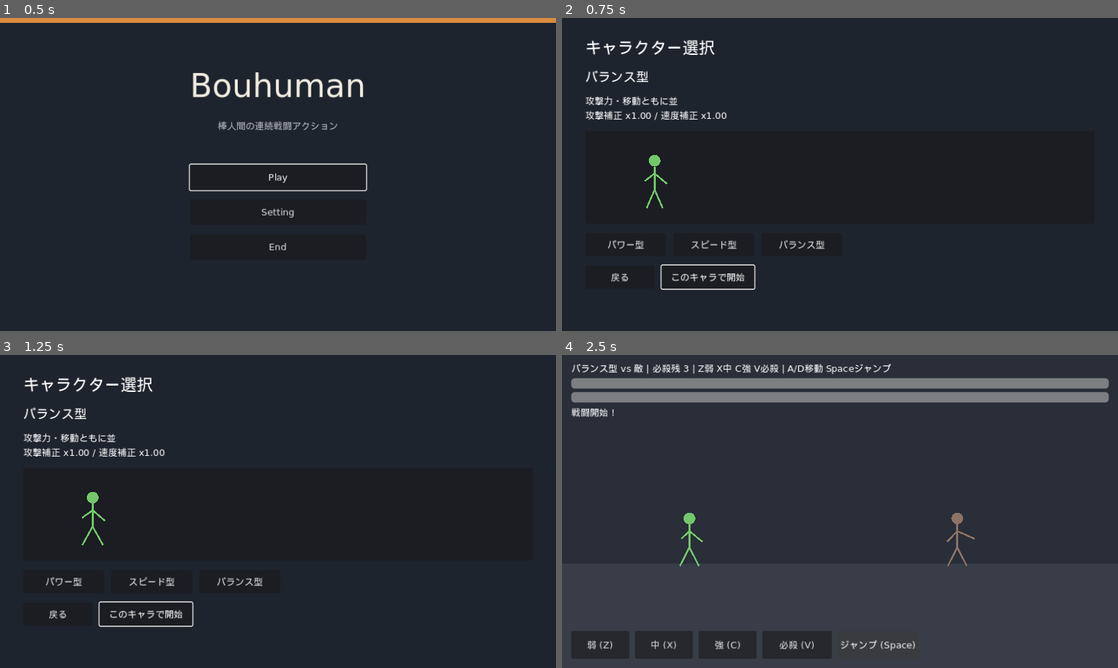
Above: before the commit, frames 1-4 (two rows, left to right).
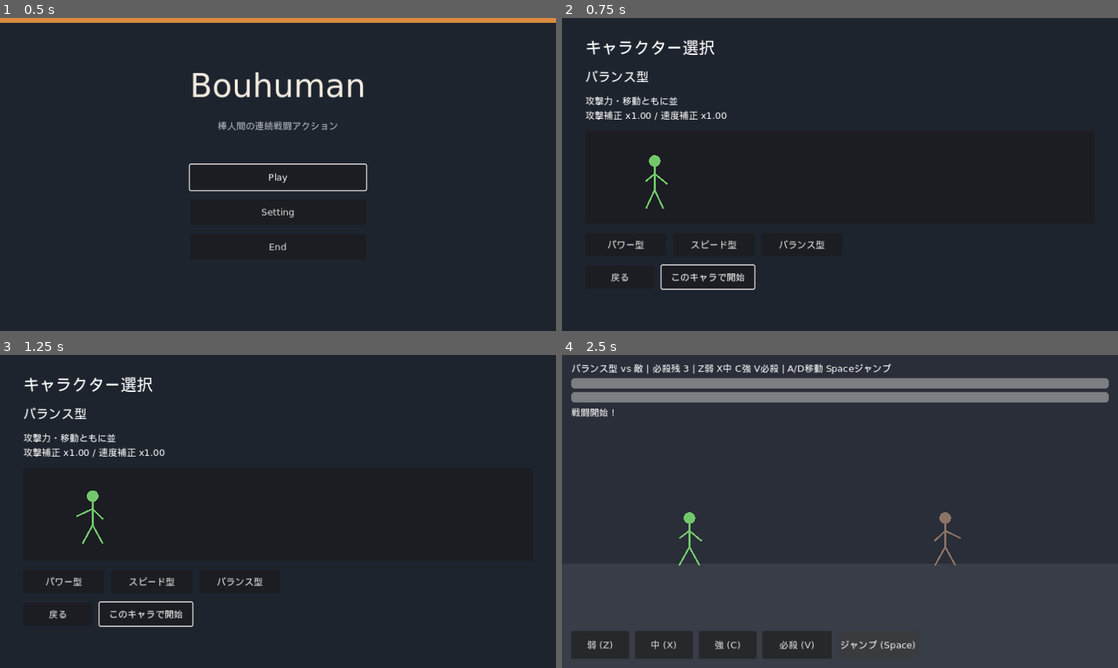
Above: after the commit, the same moments.

Repository: mikonwangu/Bouhuman
Game: Godot game, scene res://scenes/title.tscn
Same seed, same stepped clock (60 frames per second), same inputs: the game is played once before the commit and once after it.
Inputs:
- Up to frame 1 (0.5 s): no input
- Up to frame 2 (0.75 s): click "Play" at 0.5 s
- Up to frame 3 (1.25 s): no input
- Up to frame 4 (2.5 s): click "このキャラで開始" at 1.25 s; click "戦闘開始" at 2 s

Frame 1 is identical in both runs. In frame 2, less than 0.1% of the frame differs, in the area x 14-19%, y 43-61%; in frame 3, less than 0.1%; in frame 4, 0.4%, in the area x 21-75%, y 50-68%.

Commit message:
戦闘の操作感をキビキビ寄りに調整
移動・ジャンプ・攻撃クールダウン・敵HP/間隔を短縮し、勝敗演出も短くした。
Space ジャンプ仕様は維持。

Co-authored-by: mikonwangu <mikonwangu@users.noreply.github.com>

Diff:
--- a/autoload/game_state.gd
+++ b/autoload/game_state.gd
@@ -266,17 +266,17 @@
 	if boss:
 		return {
 			"name": "強敵ボス",
-			"max_hp": 180 + wins * 4,
+			"max_hp": 140 + wins * 3,
 			"damage": 12 + wins / 5,
-			"attack_interval": 1.1,
+			"attack_interval": 0.95,
 			"color": Color(0.75, 0.15, 0.2),
 			"is_boss": true,
 		}
 	return {
 		"name": "敵 %d" % (wins + 1),
-		"max_hp": 60 + wins * 8,
+		"max_hp": 48 + wins * 6,
 		"damage": 6 + wins / 4,
-		"attack_interval": 1.4,
+		"attack_interval": 1.05,
 		"color": Color(0.55, 0.45, 0.4),
 		"is_boss": false,
 	}
--- a/data/special_catalog.gd
+++ b/data/special_catalog.gd
@@ -7,57 +7,57 @@
 const SPECIALS := {
 	"S-N1": {
 		"id": "S-N1", "name": "飛弾", "rarity": Rarity.N,
-		"base_damage": 100, "cooldown": 0.8, "kind": "projectile",
+		"base_damage": 100, "cooldown": 0.56, "kind": "projectile",
 		"note": "初期必殺・前方飛び道具",
 	},
 	"S-N2": {
 		"id": "S-N2", "name": "衝撃波", "rarity": Rarity.N,
-		"base_damage": 90, "cooldown": 0.7, "kind": "melee",
+		"base_damage": 90, "cooldown": 0.49, "kind": "melee",
 		"note": "近距離の短い衝撃",
 	},
 	"S-N3": {
 		"id": "S-N3", "name": "トリプルスタブ", "rarity": Rarity.N,
-		"base_damage": 110, "cooldown": 0.9, "kind": "melee_multi",
+		"base_damage": 110, "cooldown": 0.63, "kind": "melee_multi",
 		"note": "前方に3発の連続殴り",
 	},
 	"S-R1": {
 		"id": "S-R1", "name": "貫通弾", "rarity": Rarity.R,
-		"base_damage": 120, "cooldown": 0.85, "kind": "projectile",
+		"base_damage": 120, "cooldown": 0.59, "kind": "projectile",
 		"note": "敵を貫通する飛び道具",
 	},
 	"S-R2": {
 		"id": "S-R2", "name": "地走り", "rarity": Rarity.R,
-		"base_damage": 115, "cooldown": 0.9, "kind": "ground",
+		"base_damage": 115, "cooldown": 0.63, "kind": "ground",
 		"note": "地面を走る衝撃",
 	},
 	"S-R3": {
 		"id": "S-R3", "name": "上昇弾", "rarity": Rarity.R,
-		"base_damage": 118, "cooldown": 0.85, "kind": "projectile_up",
+		"base_damage": 118, "cooldown": 0.59, "kind": "projectile_up",
 		"note": "斜め上に飛ぶ弾",
 	},
 	"S-HR1": {
 		"id": "S-HR1", "name": "真空波", "rarity": Rarity.HR,
-		"base_damage": 140, "cooldown": 1.0, "kind": "beam",
+		"base_damage": 140, "cooldown": 0.7, "kind": "beam",
 		"note": "画面横方向の長い飛び道具",
 	},
 	"S-HR2": {
 		"id": "S-HR2", "name": "爆裂弾", "rarity": Rarity.HR,
-		"base_damage": 135, "cooldown": 1.05, "kind": "explode",
+		"base_damage": 135, "cooldown": 0.73, "kind": "explode",
 		"note": "着弾で小爆発",
 	},
 	"S-HR3": {
 		"id": "S-HR3", "name": "分身撃", "rarity": Rarity.HR,
-		"base_damage": 145, "cooldown": 1.1, "kind": "delayed_double",
+		"base_damage": 145, "cooldown": 0.77, "kind": "delayed_double",
 		"note": "わずかに遅れて2発目",
 	},
 	"S-SR1": {
 		"id": "S-SR1", "name": "極・飛弾", "rarity": Rarity.SR,
-		"base_damage": 180, "cooldown": 1.2, "kind": "projectile",
+		"base_damage": 180, "cooldown": 0.84, "kind": "projectile",
 		"note": "高威力の大飛び道具",
 	},
 	"S-SR2": {
 		"id": "S-SR2", "name": "雷龍波", "rarity": Rarity.SR,
-		"base_damage": 170, "cooldown": 1.25, "kind": "multi_hit",
+		"base_damage": 170, "cooldown": 0.88, "kind": "multi_hit",
 		"note": "多段ヒットの長射程技",
 	},
 }
--- a/data/weapon_catalog.gd
+++ b/data/weapon_catalog.gd
@@ -7,100 +7,100 @@
 const WEAPONS := {
 	"W-N1": {
 		"id": "W-N1", "name": "素手", "rarity": Rarity.N,
-		"weak": {"name": "ジャブ", "damage": 8, "cooldown": 0.25, "reach": 48.0},
-		"mid": {"name": "ストレート", "damage": 14, "cooldown": 0.45, "reach": 56.0},
-		"strong": {"name": "スマッシュ", "damage": 24, "cooldown": 0.85, "reach": 60.0},
+		"weak": {"name": "ジャブ", "damage": 8, "cooldown": 0.14, "reach": 48.0},
+		"mid": {"name": "ストレート", "damage": 14, "cooldown": 0.26, "reach": 56.0},
+		"strong": {"name": "スマッシュ", "damage": 24, "cooldown": 0.49, "reach": 60.0},
 		"note": "初期装備",
 	},
 	"W-N2": {
 		"id": "W-N2", "name": "木の棒", "rarity": Rarity.N,
-		"weak": {"name": "小振り", "damage": 9, "cooldown": 0.30, "reach": 72.0},
-		"mid": {"name": "横薙ぎ", "damage": 16, "cooldown": 0.50, "reach": 80.0},
-		"strong": {"name": "振り下ろし", "damage": 28, "cooldown": 0.95, "reach": 84.0},
+		"weak": {"name": "小振り", "damage": 9, "cooldown": 0.17, "reach": 72.0},
+		"mid": {"name": "横薙ぎ", "damage": 16, "cooldown": 0.29, "reach": 80.0},
+		"strong": {"name": "振り下ろし", "damage": 28, "cooldown": 0.55, "reach": 84.0},
 		"note": "リーチやや長",
 	},
 	"W-N3": {
 		"id": "W-N3", "name": "手袋", "rarity": Rarity.N,
-		"weak": {"name": "連打起点", "damage": 7, "cooldown": 0.20, "reach": 44.0},
-		"mid": {"name": "フック", "damage": 13, "cooldown": 0.40, "reach": 50.0},
-		"strong": {"name": "アッパー", "damage": 22, "cooldown": 0.75, "reach": 52.0},
+		"weak": {"name": "連打起点", "damage": 7, "cooldown": 0.12, "reach": 44.0},
+		"mid": {"name": "フック", "damage": 13, "cooldown": 0.23, "reach": 50.0},
+		"strong": {"name": "アッパー", "damage": 22, "cooldown": 0.43, "reach": 52.0},
 		"note": "発生速め",
 	},
 	"W-N4": {
 		"id": "W-N4", "name": "短刀", "rarity": Rarity.N,
-		"weak": {"name": "斬り上げ", "damage": 8, "cooldown": 0.22, "reach": 40.0},
-		"mid": {"name": "突き", "damage": 15, "cooldown": 0.38, "reach": 48.0},
-		"strong": {"name": "二連斬り", "damage": 26, "cooldown": 0.70, "reach": 46.0},
+		"weak": {"name": "斬り上げ", "damage": 8, "cooldown": 0.13, "reach": 40.0},
+		"mid": {"name": "突き", "damage": 15, "cooldown": 0.22, "reach": 48.0},
+		"strong": {"name": "二連斬り", "damage": 26, "cooldown": 0.41, "reach": 46.0},
 		"note": "リーチ短・発生速",
 	},
 	"W-R1": {
 		"id": "W-R1", "name": "鉄パイプ", "rarity": Rarity.R,
-		"weak": {"name": "端叩き", "damage": 12, "cooldown": 0.35, "reach": 76.0},
-		"mid": {"name": "薙ぎ払い", "damage": 20, "cooldown": 0.55, "reach": 88.0},
-		"strong": {"name": "振り下ろし強化", "damage": 36, "cooldown": 1.05, "reach": 92.0},
+		"weak": {"name": "端叩き", "damage": 12, "cooldown": 0.2, "reach": 76.0},
+		"mid": {"name": "薙ぎ払い", "damage": 20, "cooldown": 0.32, "reach": 88.0},
+		"strong": {"name": "振り下ろし強化", "damage": 36, "cooldown": 0.61, "reach": 92.0},
 		"note": "ダメ↑・やや遅",
 	},
 	"W-R2": {
 		"id": "W-R2", "name": "鎖", "rarity": Rarity.R,
-		"weak": {"name": "先端ヒット", "damage": 11, "cooldown": 0.32, "reach": 96.0},
-		"mid": {"name": "巻き込み", "damage": 18, "cooldown": 0.52, "reach": 100.0},
-		"strong": {"name": "叩きつけ", "damage": 34, "cooldown": 1.00, "reach": 104.0},
+		"weak": {"name": "先端ヒット", "damage": 11, "cooldown": 0.19, "reach": 96.0},
+		"mid": {"name": "巻き込み", "damage": 18, "cooldown": 0.3, "reach": 100.0},
+		"strong": {"name": "叩きつけ", "damage": 34, "cooldown": 0.58, "reach": 104.0},
 		"note": "中距離寄り",
 	},
 	"W-R3": {
 		"id": "W-R3", "name": "盾拳", "rarity": Rarity.R,
-		"weak": {"name": "盾押し", "damage": 10, "cooldown": 0.30, "reach": 52.0},
-		"mid": {"name": "盾殴り", "damage": 17, "cooldown": 0.48, "reach": 56.0},
-		"strong": {"name": "突進殴打", "damage": 32, "cooldown": 0.90, "reach": 70.0},
+		"weak": {"name": "盾押し", "damage": 10, "cooldown": 0.17, "reach": 52.0},
+		"mid": {"name": "盾殴り", "damage": 17, "cooldown": 0.28, "reach": 56.0},
+		"strong": {"name": "突進殴打", "damage": 32, "cooldown": 0.52, "reach": 70.0},
 		"note": "削り・前進あり",
 	},
 	"W-R4": {
 		"id": "W-R4", "name": "ハンマー", "rarity": Rarity.R,
-		"weak": {"name": "小振り", "damage": 13, "cooldown": 0.40, "reach": 64.0},
-		"mid": {"name": "叩き", "damage": 22, "cooldown": 0.65, "reach": 68.0},
-		"strong": {"name": "叩きつけ爆発風", "damage": 40, "cooldown": 1.20, "reach": 72.0},
+		"weak": {"name": "小振り", "damage": 13, "cooldown": 0.23, "reach": 64.0},
+		"mid": {"name": "叩き", "damage": 22, "cooldown": 0.38, "reach": 68.0},
+		"strong": {"name": "叩きつけ爆発風", "damage": 40, "cooldown": 0.7, "reach": 72.0},
 		"note": "単発特化",
 	},
 	"W-HR1": {
 		"id": "W-HR1", "name": "大剣", "rarity": Rarity.HR,
-		"weak": {"name": "縦斬り小", "damage": 16, "cooldown": 0.40, "reach": 90.0},
-		"mid": {"name": "横一閃", "damage": 28, "cooldown": 0.70, "reach": 110.0},
-		"strong": {"name": "叩き斬り", "damage": 48, "cooldown": 1.30, "reach": 100.0},
+		"weak": {"name": "縦斬り小", "damage": 16, "cooldown": 0.23, "reach": 90.0},
+		"mid": {"name": "横一閃", "damage": 28, "cooldown": 0.41, "reach": 110.0},
+		"strong": {"name": "叩き斬り", "damage": 48, "cooldown": 0.75, "reach": 100.0},
 		"note": "高ダメ・硬直長",
 	},
 	"W-HR2": {
 		"id": "W-HR2", "name": "双節棍", "rarity": Rarity.HR,
-		"weak": {"name": "速攻端", "damage": 14, "cooldown": 0.25, "reach": 70.0},
-		"mid": {"name": "回転打", "damage": 24, "cooldown": 0.45, "reach": 78.0},
-		"strong": {"name": "連続回転", "damage": 42, "cooldown": 0.95, "reach": 82.0},
+		"weak": {"name": "速攻端", "damage": 14, "cooldown": 0.14, "reach": 70.0},
+		"mid": {"name": "回転打", "damage": 24, "cooldown": 0.26, "reach": 78.0},
+		"strong": {"name": "連続回転", "damage": 42, "cooldown": 0.55, "reach": 82.0},
 		"note": "多段向き",
 	},
 	"W-HR3": {
 		"id": "W-HR3", "name": "槍", "rarity": Rarity.HR,
-		"weak": {"name": "小突き", "damage": 15, "cooldown": 0.30, "reach": 120.0},
-		"mid": {"name": "中突き", "damage": 26, "cooldown": 0.55, "reach": 130.0},
-		"strong": {"name": "踏み込み突き", "damage": 44, "cooldown": 1.10, "reach": 140.0},
+		"weak": {"name": "小突き", "damage": 15, "cooldown": 0.17, "reach": 120.0},
+		"mid": {"name": "中突き", "damage": 26, "cooldown": 0.32, "reach": 130.0},
+		"strong": {"name": "踏み込み突き", "damage": 44, "cooldown": 0.64, "reach": 140.0},
 		"note": "最長リーチ級",
 	},
 	"W-SR1": {
 		"id": "W-SR1", "name": "雷刃", "rarity": Rarity.SR,
-		"weak": {"name": "電撃斬り小", "damage": 18, "cooldown": 0.32, "reach": 88.0},
-		"mid": {"name": "電撃一閃", "damage": 32, "cooldown": 0.60, "reach": 100.0},
-		"strong": {"name": "落雷斬り", "damage": 55, "cooldown": 1.15, "reach": 105.0},
+		"weak": {"name": "電撃斬り小", "damage": 18, "cooldown": 0.19, "reach": 88.0},
+		"mid": {"name": "電撃一閃", "damage": 32, "cooldown": 0.35, "reach": 100.0},
+		"strong": {"name": "落雷斬り", "damage": 55, "cooldown": 0.67, "reach": 105.0},
 		"note": "短い硬直付与",
 	},
 	"W-SR2": {
 		"id": "W-SR2", "name": "炎拳", "rarity": Rarity.SR,
-		"weak": {"name": "炎ジャブ", "damage": 17, "cooldown": 0.28, "reach": 50.0},
-		"mid": {"name": "炎ストレート", "damage": 30, "cooldown": 0.50, "reach": 58.0},
-		"strong": {"name": "爆炎アッパー", "damage": 52, "cooldown": 1.05, "reach": 62.0},
+		"weak": {"name": "炎ジャブ", "damage": 17, "cooldown": 0.16, "reach": 50.0},
+		"mid": {"name": "炎ストレート", "damage": 30, "cooldown": 0.29, "reach": 58.0},
+		"strong": {"name": "爆炎アッパー", "damage": 52, "cooldown": 0.61, "reach": 62.0},
 		"note": "ヒット後小ダメージ追加",
 	},
 	"W-SR3": {
 		"id": "W-SR3", "name": "影の爪", "rarity": Rarity.SR,
-		"weak": {"name": "残像斬り", "damage": 16, "cooldown": 0.24, "reach": 66.0},
-		"mid": {"name": "二連爪", "damage": 29, "cooldown": 0.48, "reach": 72.0},
-		"strong": {"name": "急接近強撃", "damage": 50, "cooldown": 0.95, "reach": 90.0},
+		"weak": {"name": "残像斬り", "damage": 16, "cooldown": 0.14, "reach": 66.0},
+		"mid": {"name": "二連爪", "damage": 29, "cooldown": 0.28, "reach": 72.0},
+		"strong": {"name": "急接近強撃", "damage": 50, "cooldown": 0.55, "reach": 90.0},
 		"note": "発生と移動を両立",
 	},
 }
--- a/scripts/battle.gd
+++ b/scripts/battle.gd
@@ -23,17 +23,23 @@
 var _finished: bool = false
 var _char_data: Dictionary = {}
 var _weapon: Dictionary = {}
-var _move_speed: float = 180.0
+var _move_speed: float = 280.0
+var _enemy_move_speed: float = 140.0
 var _vel_y: float = 0.0
 var _on_ground: bool = true
 
 const FLOOR_Y := 320.0
 const LEFT_BOUND := 80.0
 const RIGHT_BOUND := 880.0
-const GRAVITY := 1600.0
-const JUMP_SPEED := -520.0
+## キビキビ寄り: 重力↑ + 初速調整（滞空が短く着地が早い）
+const GRAVITY := 2800.0
+const JUMP_SPEED := -620.0
 ## これより高く浮いていると敵の近接を回避（スタブ用）
-const AIR_DODGE_HEIGHT := 48.0
+const AIR_DODGE_HEIGHT := 40.0
+const ATTACK_POSE_SEC := 0.12
+const SPECIAL_POSE_SEC := 0.20
+const END_DELAY_SEC := 0.35
+const BASE_MOVE_SPEED := 280.0
 
 
 func _ready() -> void:
@@ -45,7 +51,7 @@
 	_enemy_hp = _enemy_max_hp
 	_enemy_damage = int(enemy["damage"])
 	_enemy_interval = float(enemy["attack_interval"])
-	_move_speed = 180.0 * float(_char_data["speed_mul"])
+	_move_speed = BASE_MOVE_SPEED * float(_char_data["speed_mul"])
 
 	_player = StickFigureScript.new()
 	_player.figure_color = _char_data["color"]
@@ -154,7 +160,7 @@
 	var reach: float = float(atk["reach"])
 	_attack_cd = float(atk["cooldown"]) / maxf(0.5, float(_char_data["speed_mul"]))
 	_player.attacking = true
-	get_tree().create_timer(0.2).timeout.connect(func(): _player.attacking = false)
+	get_tree().create_timer(ATTACK_POSE_SEC).timeout.connect(func(): _player.attacking = false)
 	# 空中でも横リーチで判定（スタブ）
 	var dist := absf(_enemy_pos.x - _player_pos.x)
 	var air_ok := absf(_player_pos.y - FLOOR_Y) < 90.0
@@ -174,9 +180,9 @@
 	var sp: Dictionary = GameState.get_equipped_special()
 	var dmg := GameState.special_damage()
 	# スタブ: 必殺はリーチ長め・必中寄り（空中可）
-	_attack_cd = float(sp.get("cooldown", 0.8))
+	_attack_cd = float(sp.get("cooldown", 0.55))
 	_player.attacking = true
-	get_tree().create_timer(0.35).timeout.connect(func(): _player.attacking = false)
+	get_tree().create_timer(SPECIAL_POSE_SEC).timeout.connect(func(): _player.attacking = false)
 	_hurt_enemy(dmg)
 	_log("%s！ %d ダメージ（残 %d）" % [sp["name"], dmg, GameState.special_uses])
 	_refresh_status()
@@ -196,7 +202,7 @@
 		return
 	# プレイヤーへ接近して攻撃（地上のみ・ジャンプしない）
 	var dir := signf(_player_pos.x - _enemy_pos.x)
-	_enemy_pos.x = clampf(_enemy_pos.x + dir * 90.0 * delta, LEFT_BOUND + 120.0, RIGHT_BOUND)
+	_enemy_pos.x = clampf(_enemy_pos.x + dir * _enemy_move_speed * delta, LEFT_BOUND + 120.0, RIGHT_BOUND)
 	_enemy_pos.y = FLOOR_Y
 	_enemy.facing = -1.0 if dir < 0 else 1.0
 	_enemy_timer -= delta
@@ -212,11 +218,11 @@
 	var height := FLOOR_Y - _player_pos.y
 	if height >= AIR_DODGE_HEIGHT:
 		_enemy.attacking = true
-		get_tree().create_timer(0.2).timeout.connect(func(): _enemy.attacking = false)
+		get_tree().create_timer(ATTACK_POSE_SEC).timeout.connect(func(): _enemy.attacking = false)
 		_log("敵の攻撃をジャンプで回避！")
 		return
 	_enemy.attacking = true
-	get_tree().create_timer(0.2).timeout.connect(func(): _enemy.attacking = false)
+	get_tree().create_timer(ATTACK_POSE_SEC).timeout.connect(func(): _enemy.attacking = false)
 	var alive := GameState.apply_damage_to_player(_enemy_damage)
 	_log("敵の攻撃！ %d ダメージ" % _enemy_damage)
 	player_hp_bar.value = GameState.hp
@@ -229,7 +235,7 @@
 		return
 	_finished = true
 	_log("勝利！")
-	await get_tree().create_timer(0.6).timeout
+	await get_tree().create_timer(END_DELAY_SEC).timeout
 	GameState.on_battle_won()
 
 
@@ -238,7 +244,7 @@
 		return
 	_finished = true
 	_log("敗北…")
-	await get_tree().create_timer(0.6).timeout
+	await get_tree().create_timer(END_DELAY_SEC).timeout
 	GameState.on_battle_lost()
 
 
--- a/scripts/stick_figure.gd
+++ b/scripts/stick_figure.gd
@@ -11,7 +11,7 @@
 
 
 func _process(delta: float) -> void:
-	pose_phase += delta * (8.0 if attacking else 4.0)
+	pose_phase += delta * (12.0 if attacking else 6.0)
 	queue_redraw()
 
 
